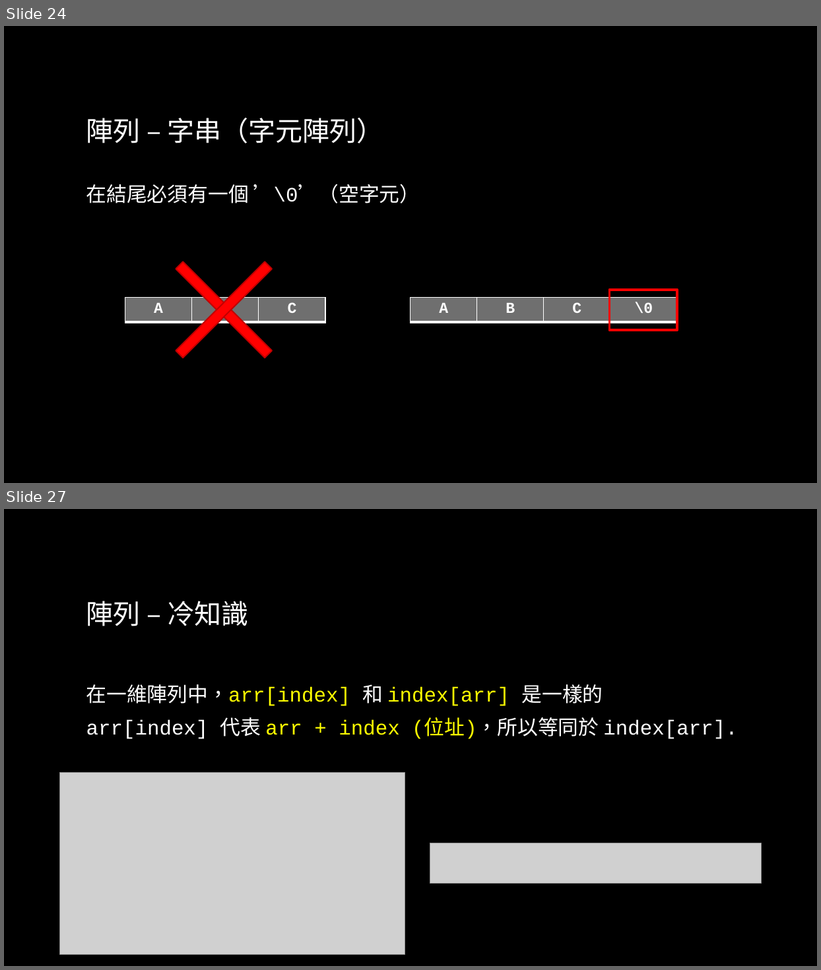
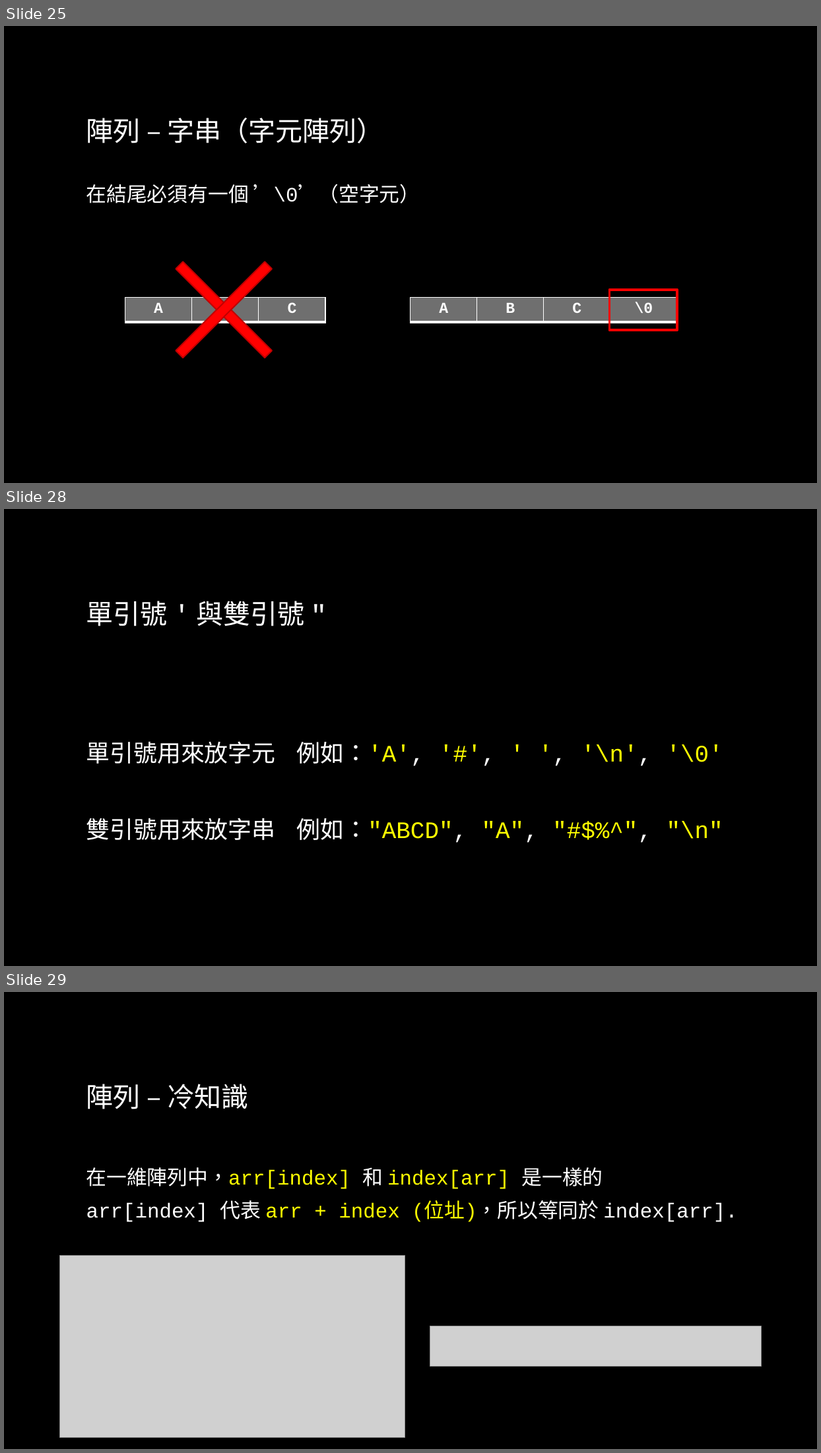
Before and after one commit to liuutin9/2023_summer_camp, a slide deck: 電機_C_Day_2.pptx. Shown one above the other, each under a label of ours: slides 24 and 27 before the commit, slides 25, 28 and 29 after it; the slides between them are not shown. The pictures are 821x970 and 821x1453 pixels, drawn with LibreOffice and Linux fonts; fonts in the diff are those of the drawing; grey boxes stand for pictures; background and template pictures are left out. Boxes give left, top, right and bottom in pixels: in the first picture for what was removed or moved away, otherwise in the second. Text is boxed around its words. In the diff, an @@ line names an element or a change of style, - is before the commit and + after.

```diff
--- a/電機_C_Day_2.pptx
+++ b/電機_C_Day_2.pptx
@@ slide 28 added at box(4, 509, 817, 966), background picture (left out) @@
@@ title added at box(86, 601, 304, 626), 32 pt, text gradient #FFFFFF to #A6A6A6 @@
+單引號 ' 與雙引號 "
@@ text added at box(86, 741, 723, 843), 28 pt, text #FFFF00 @@
+單引號用來放字元 例如：'A', '#', ' ', '\n', '\0'
+雙引號用來放字串 例如："ABCD", "A", "#$%^", "\n"
@@ what was slide 24 is now slide 25 @@
@@ what was slide 27 is now slide 29 @@
```
Also in this commit, not shown: 2 slides changed, 2 other slides added.
